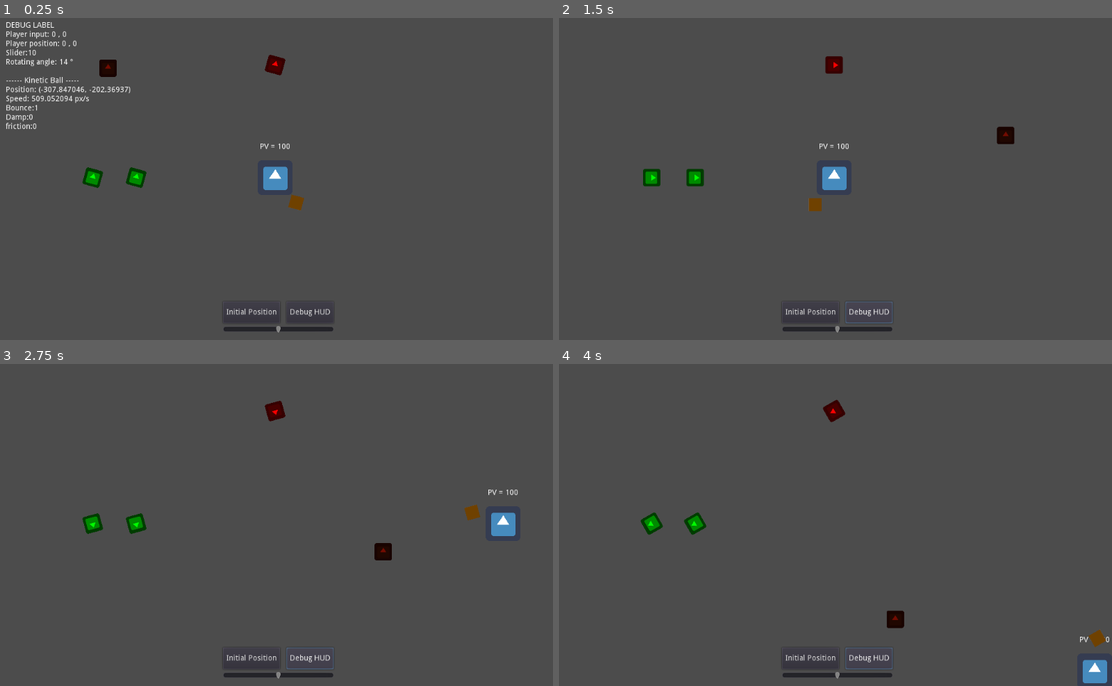
Above: before the commit, frames 1-4 (two rows, left to right).
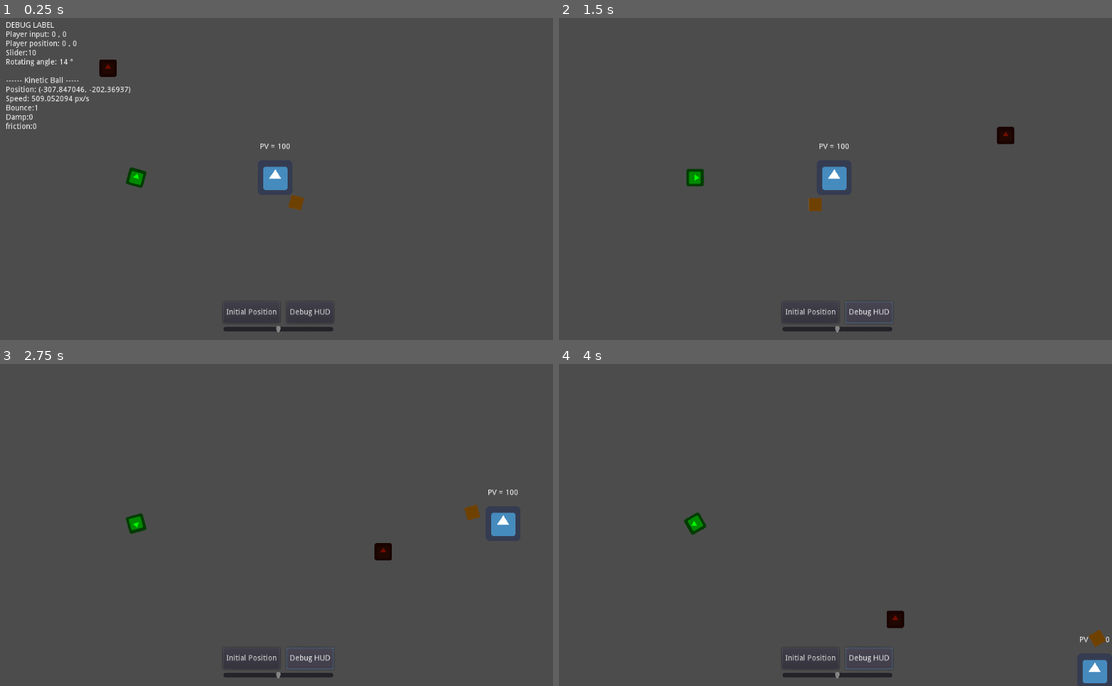
Above: after the commit, the same moments.

Repository: Florian-DELRIEU/Godot-Test
Game: Godot game, scene res://Scenes/MainNode.tscn
Two runs of this game, one before a commit and one after it. Both use one fixed random seed, a clock stepped at 60 frames per second and the inputs below. The engine's default icon, where the game draws it, is replaced by a stand-in: a white triangle on a blue panel in a dark square.
Inputs:
- Up to frame 1 (0.25 s): no input
- Up to frame 2 (1.5 s): click "Initial Position" at 0.5 s; click "Debug HUD" at 1.25 s
- Up to frame 3 (2.75 s): hold Right (ui_right) from 2.03 s (still down)
- Up to frame 4 (4 s): release Right (ui_right) at 2.78 s; hold Down (ui_down) 2.78-3.53 s; hold Right (ui_right) from 3.53 s (still down)

The runs differ from the first frame. In frame 1, 0.3% of the frame differs, in the area x 14-52%, y 11-53%; in frame 2, 0.3%, in the area x 15-52%, y 11-53%; in frame 3, 0.3%; in frame 4, 0.3%.

Commit message:
comments and remove items instance
- some comments
- remove item instance (keep only 1)

* each element instance must be connected to the base node script. Not practical

Diff:
--- a/Scenes/MainNode.tscn
+++ b/Scenes/MainNode.tscn
@@ -95,14 +95,7 @@
 
 [node name="Node" type="Node" parent="."]
 
-[node name="item" parent="Node" instance=ExtResource( 6 )]
-
-[node name="item2" parent="Node" instance=ExtResource( 6 )]
-position = Vector2( -336, 0 )
-
-[node name="item3" parent="Node" instance=ExtResource( 6 )]
-position = Vector2( 0, -208 )
-item_type = 1
+[node name="item" parent="." instance=ExtResource( 6 )]
 
 [connection signal="pressed" from="HSplitContainer/Button" to="." method="InitialPose_button"]
 [connection signal="pressed" from="HSplitContainer/Button2" to="." method="Debug_pressed"]
--- a/Scripts/MainNode.gd
+++ b/Scripts/MainNode.gd
@@ -5,7 +5,11 @@
 var DEBUG_HUD = true
 
 func _ready():
-	$Node/item.connect("loot",self,"recup_loot")
+	"""
+	Connecte le signal :loot: a self via la fonction :recup_loot:
+		- Comme connexion normale
+	"""
+	$item.connect("loot",self,"recup_loot")
 
 func _process(delta):
 	player_input_x = $Player.dirX
@@ -47,4 +51,4 @@
 	DEBUG_HUD = not DEBUG_HUD
 
 func recup_loot(valeur):
-	print("YEppeppepe")
+	print("J'ai récupérer l'item " + str(valeur))
--- a/Scripts/item.gd
+++ b/Scripts/item.gd
@@ -1,6 +1,6 @@
 extends Area2D
 
-signal loot(valeur)
+signal loot(valeur) # add new signal
 
 enum type_item {COINS, COEUR}
 export (type_item) var item_type
@@ -16,10 +16,10 @@
 			txt = "Coeur"
 
 
-func Coins_touched(body):
-	self.emit_signal("loot",item_type)
+func Coins_touched(body):  # func connected
+	self.emit_signal("loot",item_type) # valeur = item_type
 	if type_item.COINS:
 		print("add "+txt)
 	if type_item.COEUR:
-		print("add Coeur")
+		print("add "+txt)
 	queue_free()  #delete node
Not shown, changed: .mono/metadata/ide_messaging_meta.txt
